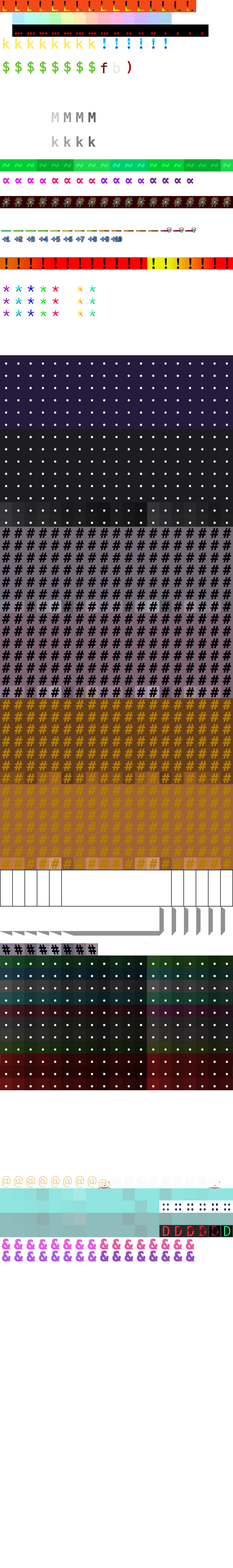
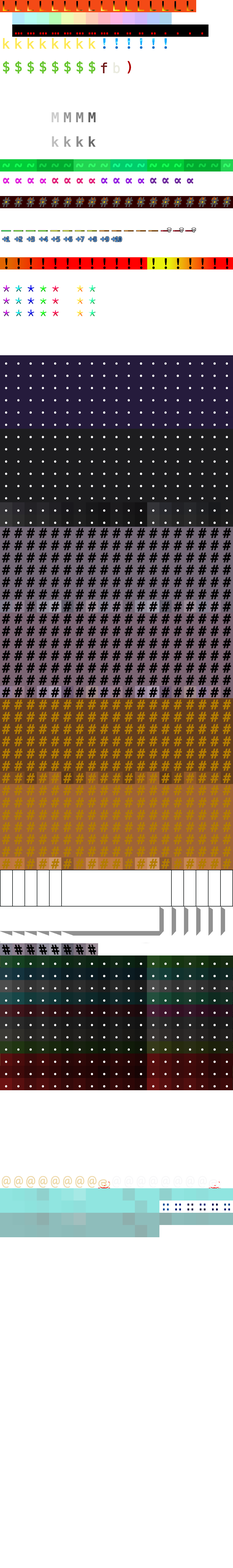
Two versions of the same layered image (233x1568). Layer-by-layer changes:
painted on "Layer #1" over [162, 1226, 231, 1236]
painted on "Pasted Layer #1" over [1, 1225, 233, 1262]
